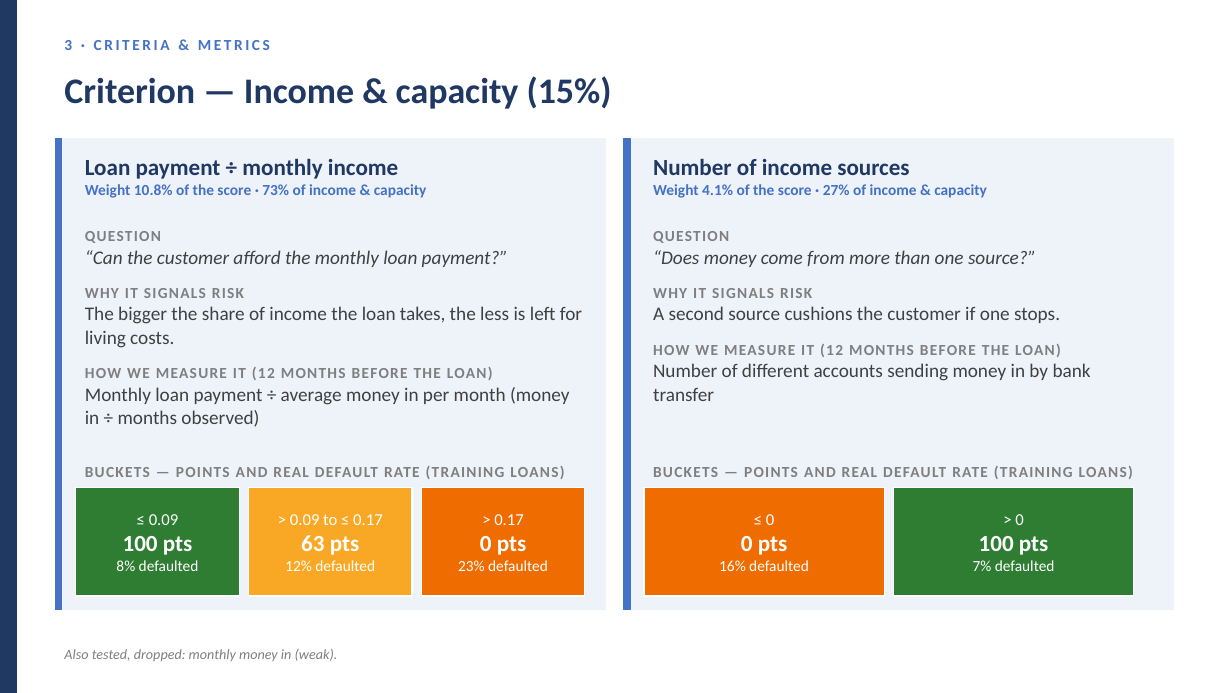
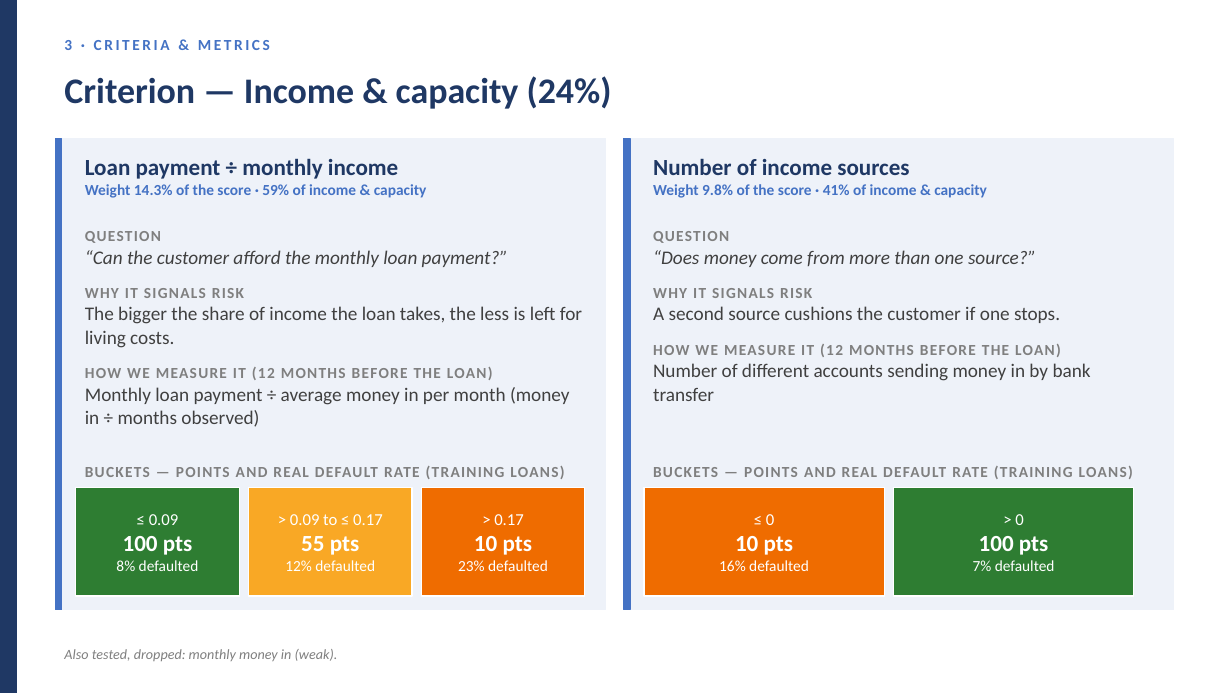
Before and after one commit to huotrithy/da-assignment-risk-scoring, a slide deck: slide 22 of docs/Final_Presentation.pptx. Drawn at 1232x693 pixels with LibreOffice and Linux fonts; fonts in the diff are those of the drawing. Boxes give left, top, right and bottom in pixels: in the first picture for what was removed or moved away, otherwise in the second. Text is boxed around its words. In the diff, an @@ line names an element or a change of style, - is before the commit and + after.

```diff
--- a/docs/Final_Presentation.pptx
+++ b/docs/Final_Presentation.pptx
@@ text at [64, 76, 612, 109]: text changed @@
-Criterion — Income & capacity (15%)
+Criterion — Income & capacity (24%)
@@ text at [85, 184, 427, 198]: text changed @@
-Weight 10.8% of the score · 73% of income & capacity
+Weight 14.3% of the score · 59% of income & capacity
@@ text at [653, 184, 987, 198]: text changed @@
-Weight 4.1% of the score · 27% of income & capacity
+Weight 9.8% of the score · 41% of income & capacity
@@ text at [301, 536, 359, 555]: text changed @@
-63 pts
+55 pts
@@ text at [474, 536, 532, 555]: text changed @@
-0 pts
+10 pts
@@ text at [735, 536, 793, 555]: text changed @@
-0 pts
+10 pts
```
Also in this commit, not shown: 17 other slides changed, 1 slide added, 1 slide removed, 18 other files.
